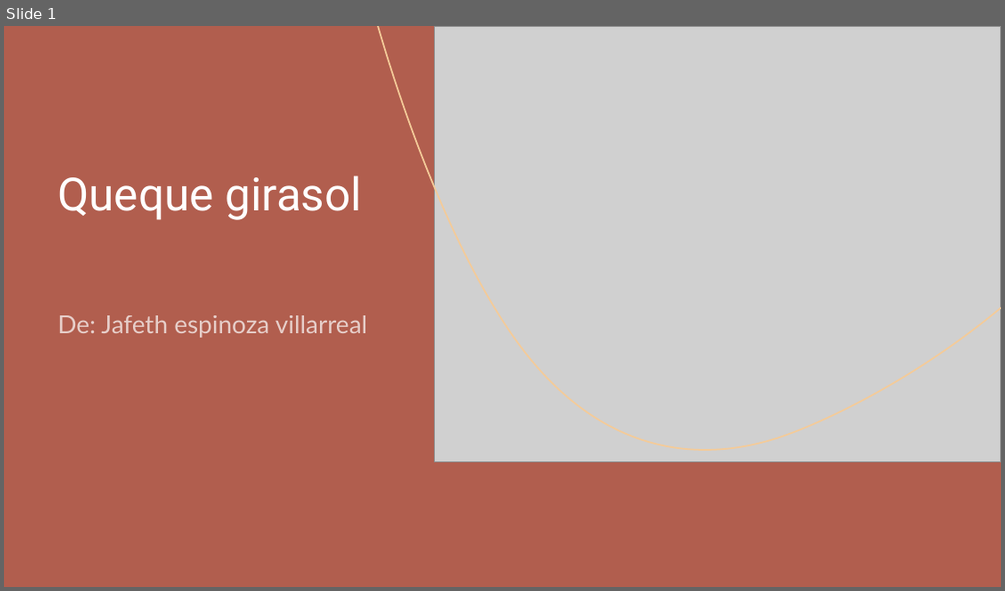
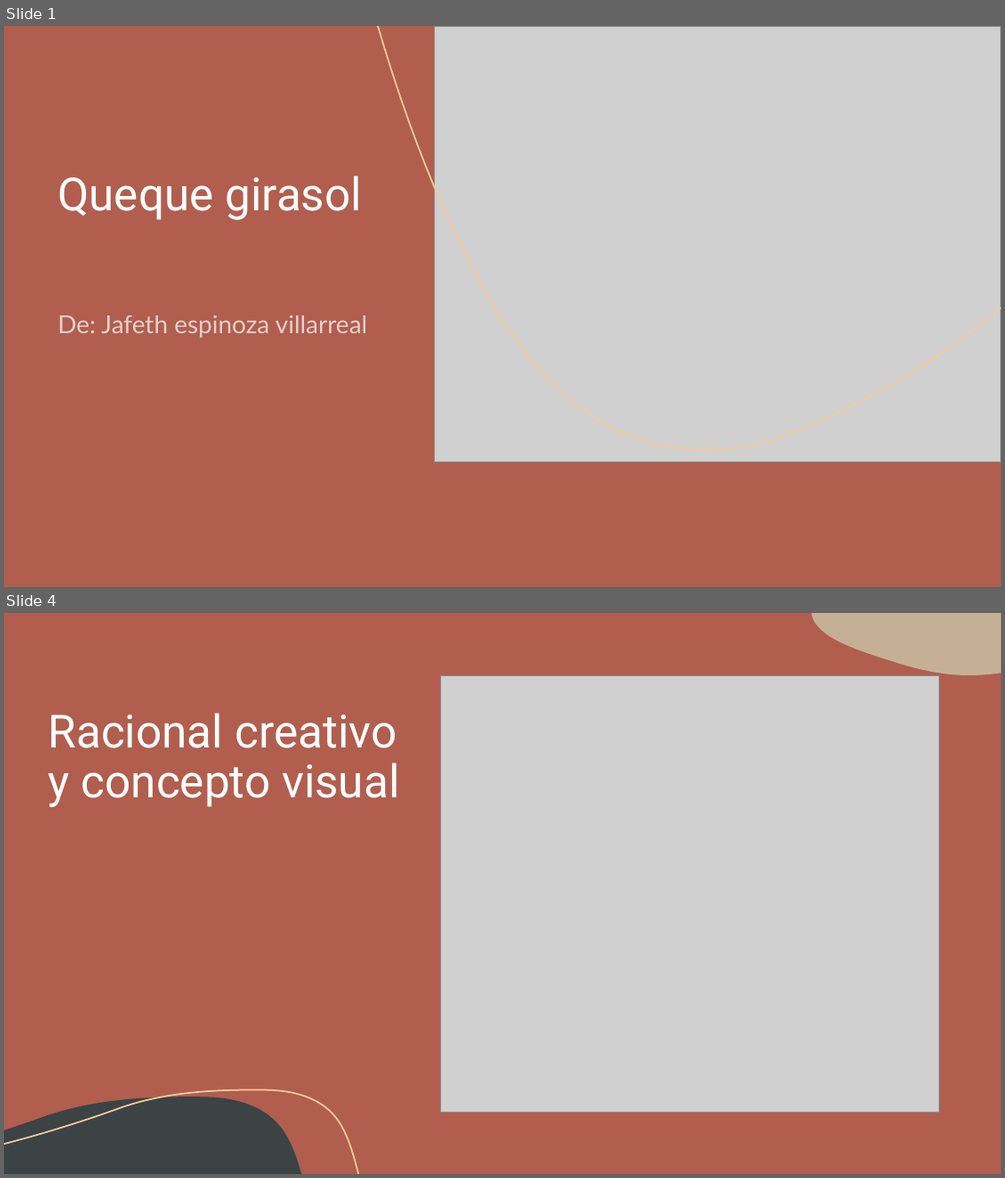
Before and after one commit to Thedragon04/Proyecto_Jafeth, a slide deck: 06_Presentacion/Queque girasol.pptx. Shown one above the other, each under a label of ours: slide 1 before the commit, slides 1 and 4 after it; the slides between them are not shown. The pictures are 1005x591 and 1005x1178 pixels, drawn with LibreOffice and Linux fonts; fonts in the diff are those of the drawing; grey boxes stand for pictures. Boxes give left, top, right and bottom in pixels: in the first picture for what was removed or moved away, otherwise in the second. Text is boxed around its words. In the diff, an @@ line names an element or a change of style, - is before the commit and + after.

```diff
--- a/06_Presentacion/Queque girasol.pptx
+++ b/06_Presentacion/Queque girasol.pptx
@@ slide 4 added at (4,613,1001,1174), background #B15E4E @@
@@ rectangle added at (4,613,1001,1174), fill #B15E4E @@
@@ freeform shape added at (811,613,1001,675), fill #C5B096 @@
@@ freeform shape added at (4,669,40,803), fill #C5B096 @@
@@ picture added at (440,675,938,1111) @@
@@ title added at (48,713,399,807), 44 pt, text #FFFFFF @@
+Racional creativo y concepto visual
@@ freeform shape added at (4,1090,358,1174), outline #F4CB99 1.5 pt @@
@@ freeform shape added at (4,1097,301,1174), fill #3B4345 @@
@@ freeform shape added at (601,1116,963,1174), outline #A9AEA7 1 pt @@
@@ freeform shape added at (671,1124,1001,1174), fill #3B4345 @@
```
Also in this commit, not shown: 2 slides changed, 5 other slides added, 13 other files.
